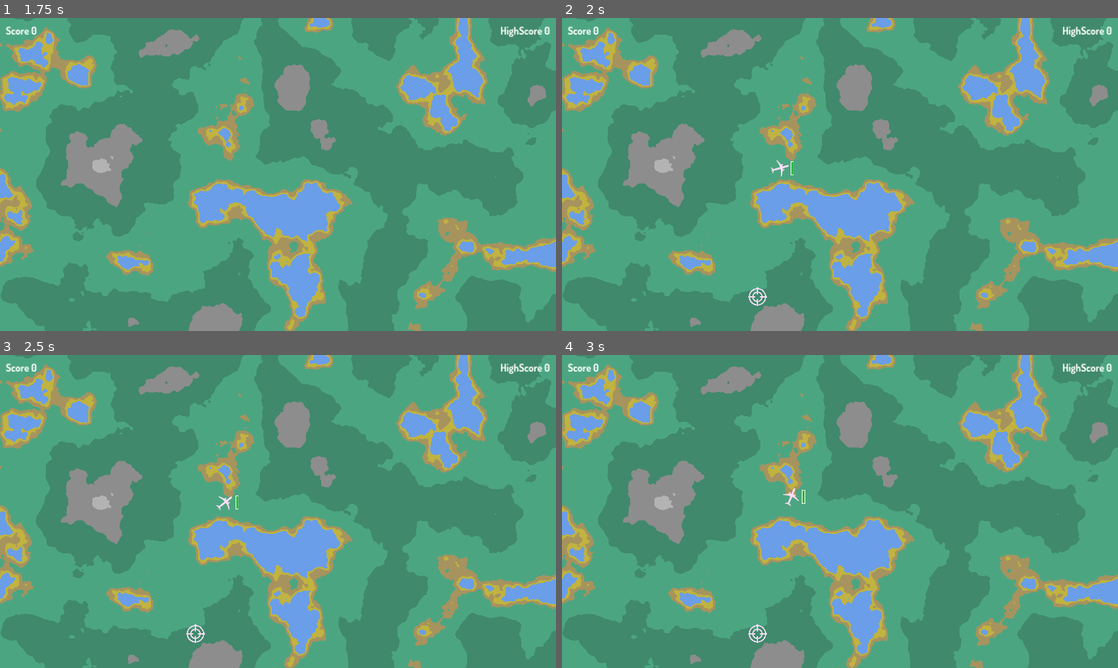
Above: before the commit, frames 1-4 (two rows, left to right).
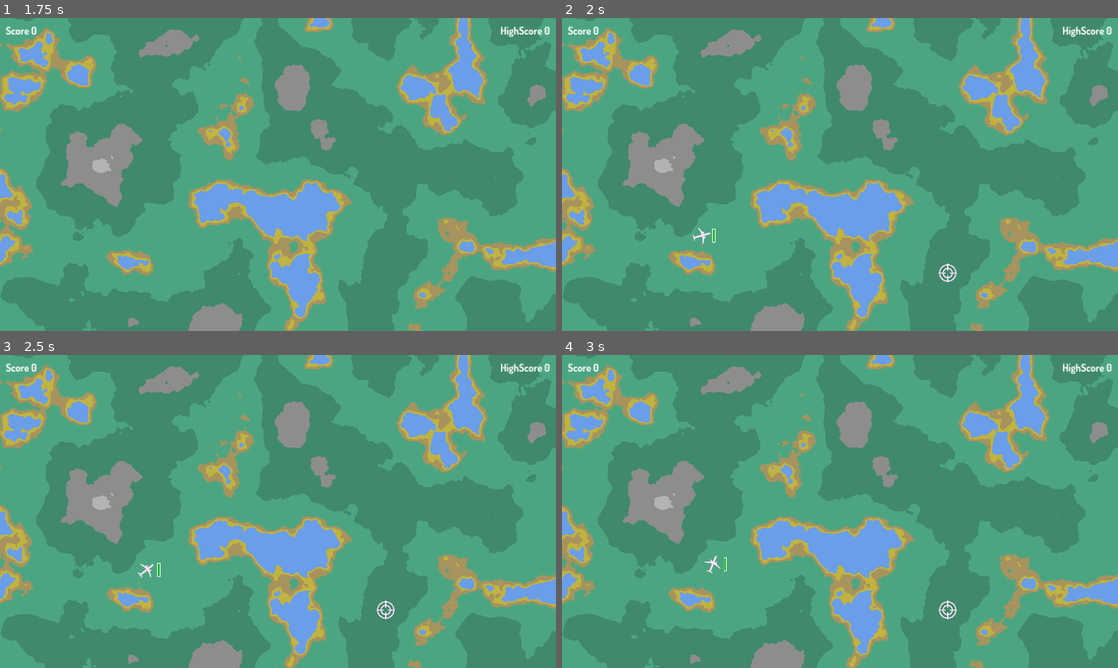
Above: after the commit, the same moments.

Repository: eespie/airfun
Game: Godot game, scene res://scenes/main_menu/main_menu.tscn
Same seed, same stepped clock (60 frames per second), same inputs: the game is played once before the commit and once after it.
Inputs (mouse positions are in pixels of both pictures, inside the frame that each line leads up to):
- Up to frame 1 (1.75 s): click "Start" at 0.5 s; click "Air Random Fun" at 1.25 s
- Up to frame 2 (2 s): no input
- Up to frame 3 (2.5 s): move the mouse to (400, 495) at 2.02 s; click (400, 495) at 2.17 s
- Up to frame 4 (3 s): drag from (728, 527) to (756, 633) at 2.77 s

Frame 1 is identical in both runs. In frame 2, 0.3% of the frame differs, in the area x 23-71%, y 45-92%; in frame 3, 0.3%, in the area x 24-71%, y 44-92%; in frame 4, 0.3%.

Commit message:
fix bugs

Diff:
--- a/scenes/games/common/plane_path/plane.gd
+++ b/scenes/games/common/plane_path/plane.gd
@@ -11,3 +11,7 @@
 # plane collision
 func _on_area_entered(_area):
 	Events.trigger("plane_crashed", plane_id)
+
+
+func _on_area_shape_entered(area_rid, area, area_shape_index, local_shape_index):
+	Events.trigger("plane_crashed", plane_id)
--- a/scenes/games/common/plane_path/plane_path.gd
+++ b/scenes/games/common/plane_path/plane_path.gd
@@ -12,7 +12,7 @@
 @export var waiting_radius :float = 50.0
 
 var segment_length = 20
-var screen_center = Vector2(960, 540)
+var screen_center = Vector2(Global.WIDTH/2, Global.HEIGHT/2)
 var speed = 50
 var progress = 0.0
 var selected : bool = false
@@ -29,6 +29,8 @@
 var plane_warned = []
 var fuel :float = 60.0
 
+var border_limit = 50
+
 # Called when the node enters the scene tree for the first time.
 func _ready():
 	_bind_events()
@@ -58,6 +60,15 @@
 
 	var current_transformation = curve.sample_baked_with_rotation(progress)
 	var current_rotation = current_transformation.get_rotation()
+	var cur_pos = current_transformation.get_origin()
+
+	# Check screen boundaries
+	if cur_pos.x < border_limit or cur_pos.x > Global.WIDTH - border_limit or cur_pos.y < border_limit or cur_pos.y > Global.HEIGHT - border_limit:
+		if plane_warned.find(plane_id) == -1:
+			Events.trigger("plane_warning_start", plane_id)
+		if cur_pos.x < 0 or cur_pos.x > Global.WIDTH or cur_pos.y < 0 or cur_pos.y > Global.HEIGHT:
+			if plane_state != PlaneState.CRASHED:
+				Events.trigger("plane_crashed", plane_id)
 
 	# Trajectory
 	trajectory.clear_points()
--- a/scenes/games/common/plane_path/plane_path.tscn
+++ b/scenes/games/common/plane_path/plane_path.tscn
@@ -21,9 +21,6 @@
 
 [sub_resource type="CircleShape2D" id="CircleShape2D_xjg8e"]
 radius = 5.0
-
-[sub_resource type="CircleShape2D" id="CircleShape2D_ihaop"]
-radius = 32.0
 
 [sub_resource type="CircleShape2D" id="CircleShape2D_kv332"]
 radius = 50.0
@@ -67,9 +64,6 @@
 input_pickable = false
 script = ExtResource("5_aweqk")
 
-[node name="CollisionShape2D" type="CollisionShape2D" parent="Path2D/PathFollow2D/PLane"]
-shape = SubResource("CircleShape2D_ihaop")
-
 [node name="PlaneImage" type="Sprite2D" parent="Path2D/PathFollow2D/PLane"]
 texture = ExtResource("3_2yfm5")
 
@@ -78,6 +72,9 @@
 scale = Vector2(0.8, 0.8)
 texture = ExtResource("3_b8tuj")
 script = ExtResource("8_34bph")
+
+[node name="CollisionPolygon2D" type="CollisionPolygon2D" parent="Path2D/PathFollow2D/PLane"]
+polygon = PackedVector2Array(33, 1, 30, 2, 24, 3, 10, 3, -3, 30, -6, 30, 0, 3, -23, 3, -28, 11, -32, 11, -29, 2, -33, -1, -29, -3, -32, -12, -29, -12, -23, -4, -1, -5, -1, -5, -6, -30, -2, -30, 11, -5, 29, -4, 33, -2)
 
 [node name="Explosion" parent="Path2D/PathFollow2D" instance=ExtResource("9_ae7mr")]
 
@@ -123,5 +120,6 @@
 
 [connection signal="area_entered" from="Target" to="Target" method="_on_area_entered"]
 [connection signal="area_entered" from="Path2D/PathFollow2D/PLane" to="Path2D/PathFollow2D/PLane" method="_on_area_entered"]
+[connection signal="area_shape_entered" from="Path2D/PathFollow2D/PLane" to="Path2D/PathFollow2D/PLane" method="_on_area_shape_entered"]
 [connection signal="area_entered" from="Path2D/PathFollow2D/PlaneWarning" to="Path2D/PathFollow2D/PlaneWarning" method="_on_area_entered"]
 [connection signal="area_exited" from="Path2D/PathFollow2D/PlaneWarning" to="Path2D/PathFollow2D/PlaneWarning" method="_on_area_exited"]
--- a/scenes/games/random_fun/random_fun.gd
+++ b/scenes/games/random_fun/random_fun.gd
@@ -2,7 +2,7 @@
 
 
 var plane_path_scene: PackedScene = preload("res://scenes/games/common/plane_path/plane_path.tscn")
-@export var margin :int = 100
+@export var margin :int = 150
 
 var terrain :TextureRect
 
@@ -39,7 +39,7 @@
 
 func get_target_pos() -> Vector2:
 	while true:
-		var target_pos = Vector2(randi_range(margin, 1920 - margin), randi_range(margin, 1080 - margin));
+		var target_pos = Vector2(randi_range(margin, Global.WIDTH - margin), randi_range(margin, Global.HEIGHT - margin));
 		var color = get_color(target_pos)
 		if color.g > color.r and color.g > color.b:
 			return target_pos
@@ -58,7 +58,7 @@
 	var target_pos = get_target_pos();
 	plane_path.set_target_pos(target_pos)
 
-	var plane_pos = Vector2(randi_range(margin, 1920 - margin), randi_range(margin, 1080 - margin));
+	var plane_pos = Vector2(randi_range(margin, Global.WIDTH - margin), randi_range(margin, Global.HEIGHT - margin));
 	plane_path.set_plane_pos(plane_pos)
 	Events.trigger("timer_next", randi_range(5, 10))
 
--- a/scenes/paused/paused.gd
+++ b/scenes/paused/paused.gd
@@ -1,14 +1,18 @@
 extends Control
 
+var isPaused: bool = false
+
 func _input(event: InputEvent) -> void:
-	if event.is_action_released("pause"):
+	if event.is_action_released("pause") and isPaused:
 		call_deferred("_resume")
 
 func _resume() -> void:
 	hide()
 	var root = get_tree().get_root().get_tree()
 	root.paused = false
+	isPaused = false
 
 func pause() -> void:
+	isPaused = true
 	Sound.play_sfx($PauseSFX)
 	show()
--- a/scripts/global.gd
+++ b/scripts/global.gd
@@ -10,6 +10,10 @@
 const SETTINGS_FILE := "user://settings.cfg"
 const CONFIG_SETTINGS_SECTION := "settings"
 const CONFIG_GAMES_SECTION := "games"
+
+var WIDTH = ProjectSettings.get_setting("display/window/size/viewport_width")
+var HEIGHT = ProjectSettings.get_setting("display/window/size/viewport_height")
+
 
 func _ready() -> void:
 	print_debug("Global ready")
Not shown: 1 places in scenes/games/common/plane_path/plane_path.tscn that only renumber resources
